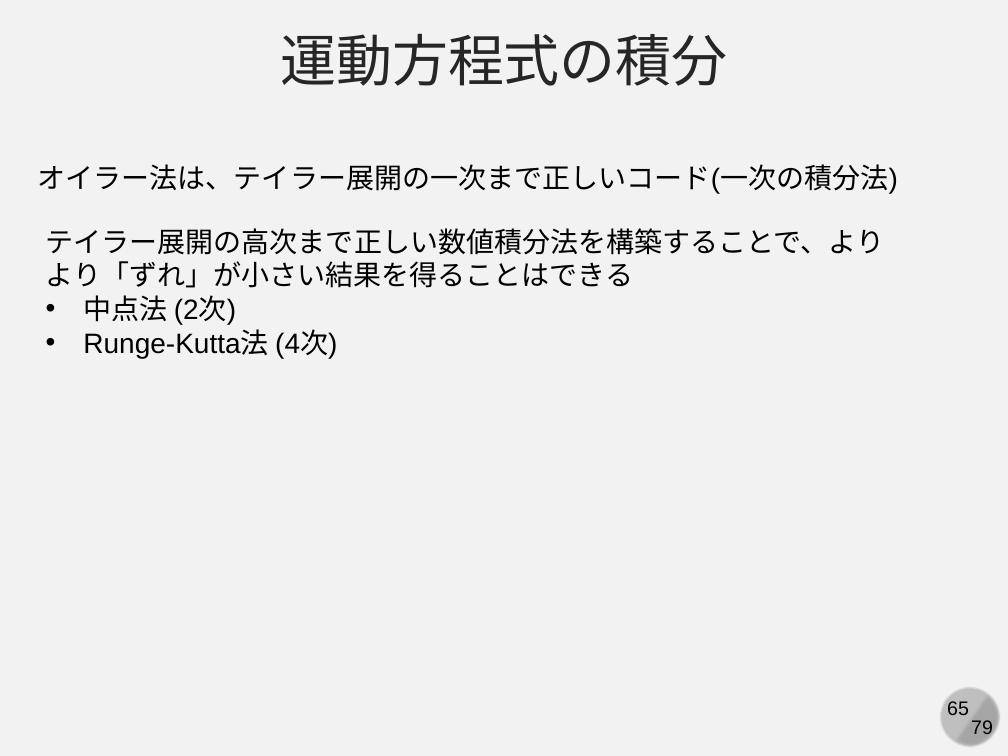
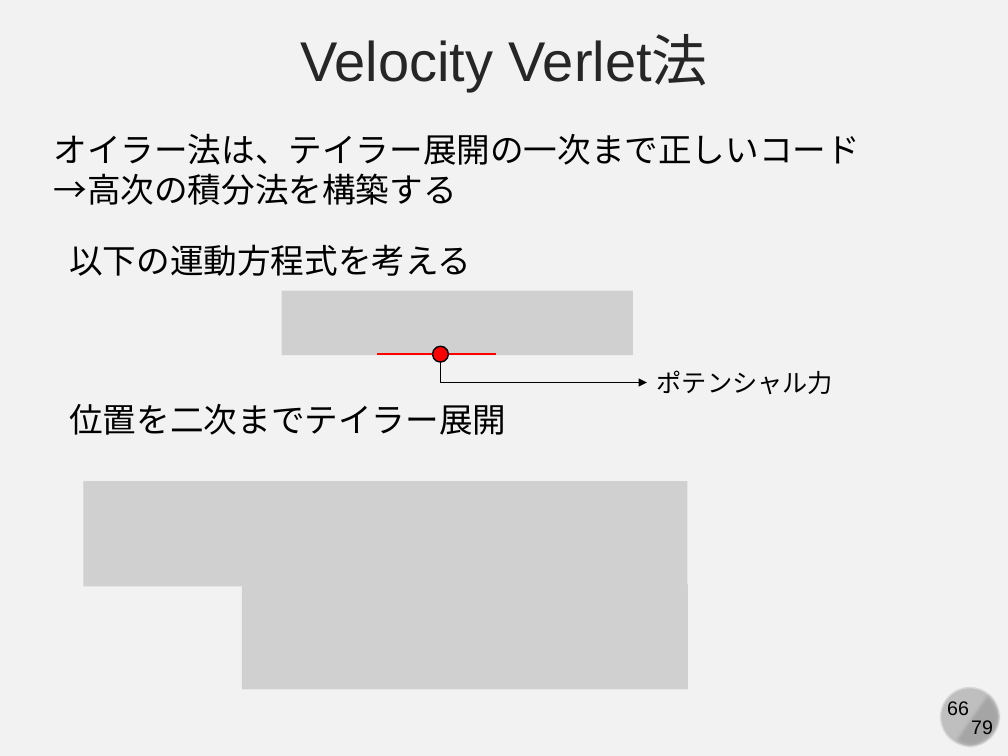
Before and after one commit to kaityo256/simulation_engineering, a slide deck: slide 66 of 05_md_basic/simulation05.pptx (slide 65 before the commit). Drawn at 1008x756 pixels with LibreOffice and Linux fonts; fonts in the diff are those of the drawing; grey boxes stand for pictures. Boxes give left, top, right and bottom in pixels: in the first picture for what was removed or moved away, otherwise in the second. Text is boxed around its words. In the diff, an @@ line names an element or a change of style, - is before the commit and + after.

Commit message:
70 slides

```diff
--- a/05_md_basic/simulation05.pptx
+++ b/05_md_basic/simulation05.pptx
@@ text at <box>300,37,708,91</box>: text changed @@
-運動方程式の積分
+Velocity Verlet法
@@ text at <box>54,133,860,205</box>: text changed; size 20 to 24 pt @@
-オイラー法は、テイラー展開の一次まで正しいコード(一次の積分法)
+オイラー法は、テイラー展開の一次まで正しいコード
+→高次の積分法を構築する
@@ text removed at <box>46,228,885,358</box> @@
-テイラー展開の高次まで正しい数値積分法を構築することで、より
-より「ずれ」が小さい結果を得ることはできる
-• 中点法 (2次)
-• Runge-Kutta法 (4次)
@@ text added at <box>69,244,471,276</box>, 24 pt, text #000000 @@
+以下の運動方程式を考える
@@ picture added at <box>282,290,634,355</box> @@
@@ line added from (377, 354) to (496, 354), #FF0000 1.5 pt @@
@@ ellipse added at <box>432,347,449,363</box>, fill #FF0000, outline #000000 1 pt @@
@@ elbow arrow added from (440, 362) to (647, 382), #000000 0.5 pt @@
@@ text added at <box>657,370,833,394</box>, 18 pt, text #000000 @@
+ポテンシャル力
@@ text added at <box>69,404,506,435</box>, 24 pt, text #000000 @@
+位置を二次までテイラー展開
@@ picture added at <box>84,481,687,586</box> @@
@@ picture added at <box>242,585,687,689</box> @@
@@ page number at <box>947,701,969,715</box>: text changed @@
-65
+66
```
Also in this commit, not shown: 3 other slides changed, 5 slides added.
